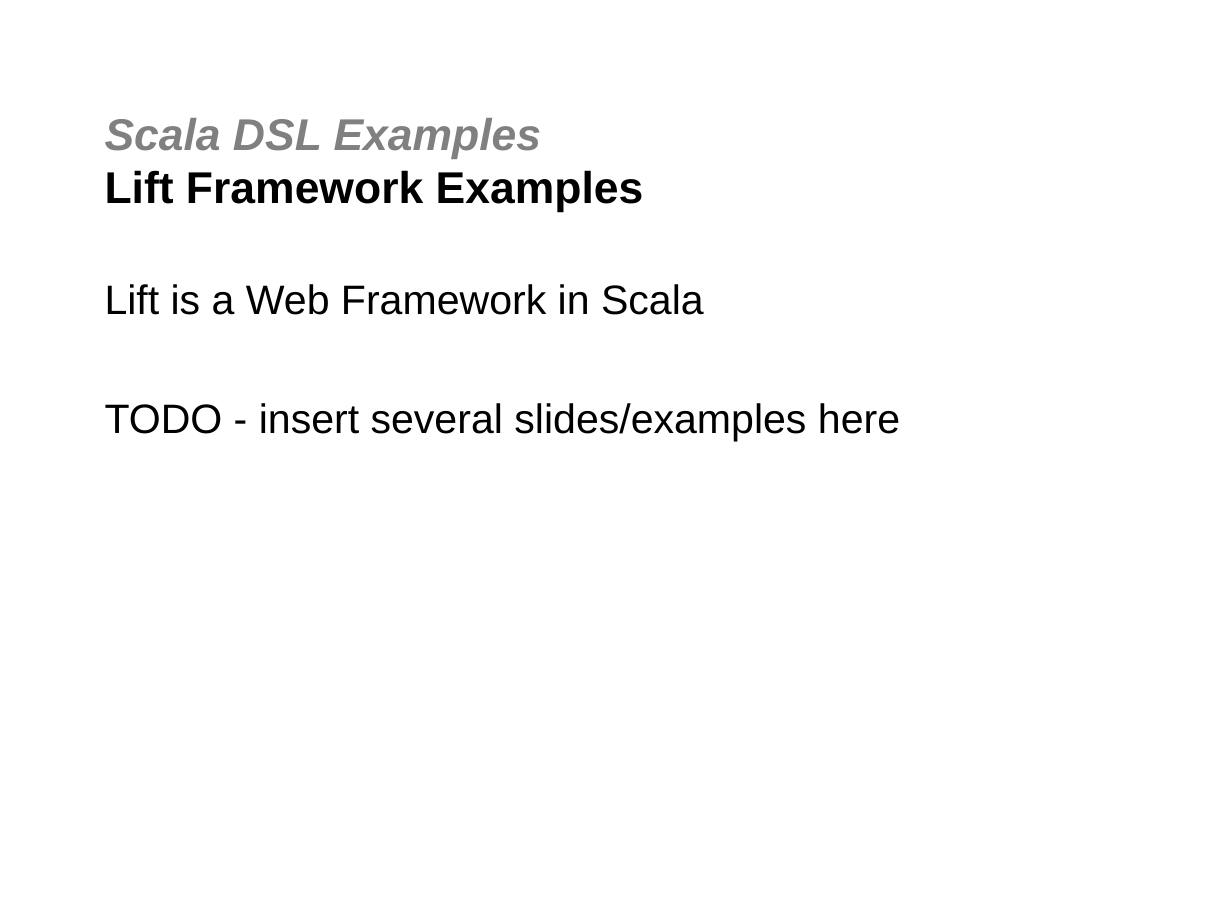
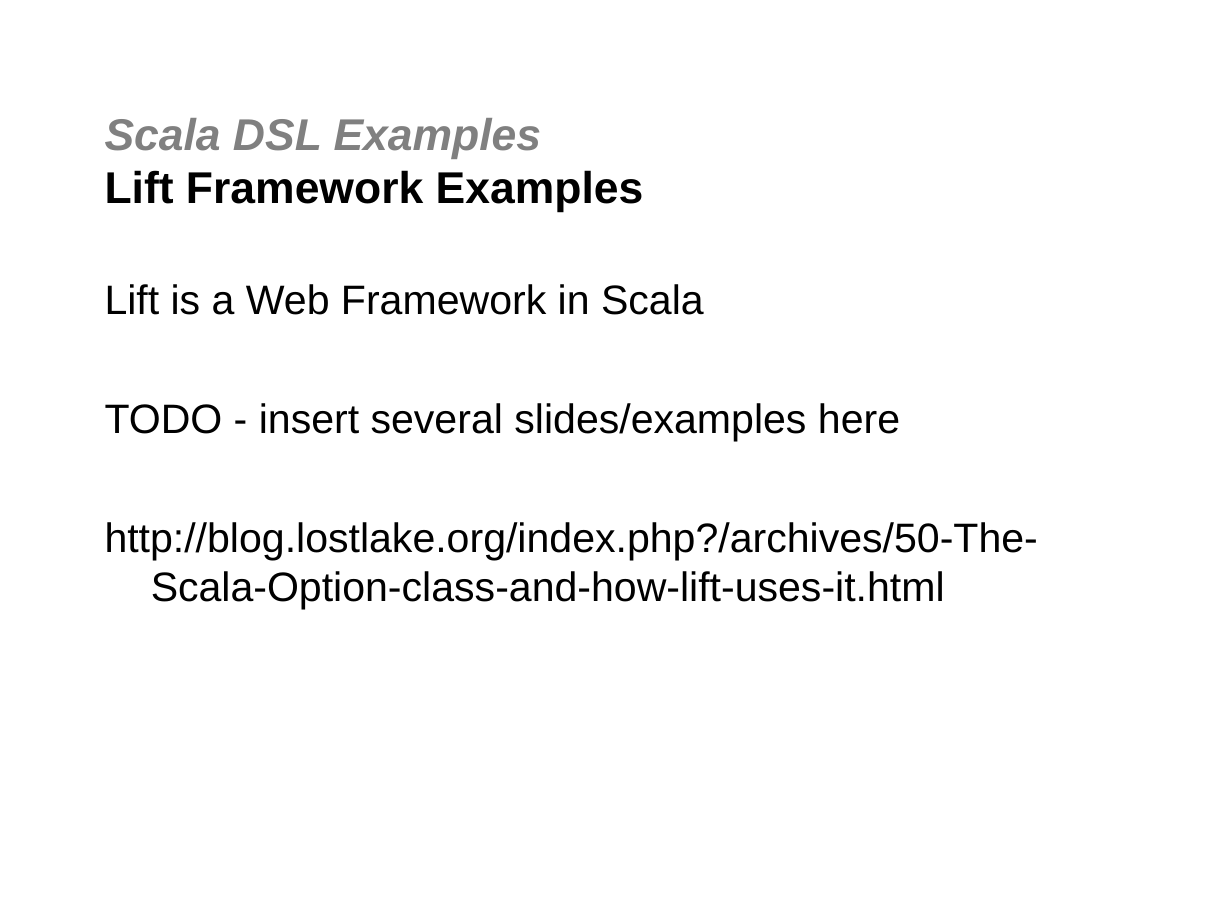
Before and after one commit to jgoodsen/agile2010, a slide deck: slide 57 of 03-scala.ppt (slide 54 before the commit). Drawn at 1232x924 pixels with LibreOffice and Linux fonts; fonts in the diff are those of the drawing; background and template pictures are left out. Boxes give left, top, right and bottom in pixels: in the first picture for what was removed or moved away, otherwise in the second. Text is boxed around its words. In the diff, an @@ line names an element or a change of style, - is before the commit and + after.

```diff
--- a/03-scala.ppt
+++ b/03-scala.ppt
@@ text at (x1=105, y1=522, x2=1038, y2=610): paragraph added @@
+http://blog.lostlake.org/index.php?/archives/50-The-Scala-Option-class-and-how-lift-uses-it.html
```
Also in this commit, not shown: 4 other slides changed, 3 slides added, 1 slide removed, 2 other files.
